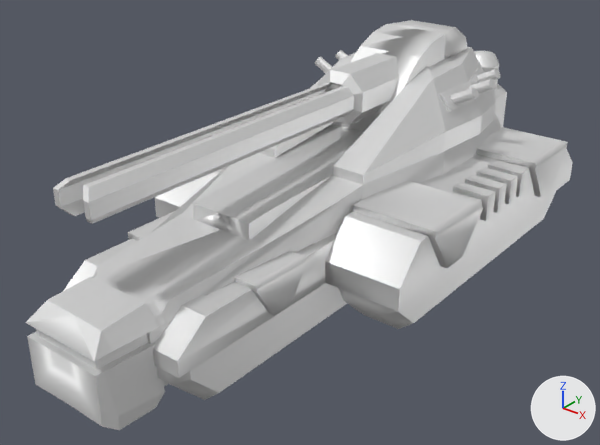
Before and after pictures for a commit that changed the glTF model glb/corsiegebreaker.glb.
Before and after are seen from a camera (50 mm lens) standing at (55.5, -81.6, 50.4) and looking at (-0.2, -11.9, 7.2). Arrows for +X, +Y and +Z are at lower right; the lights stay in place. The older version comes first. Both versions are drawn at frame 48 of the action 'Fire_1'; the numbers are the values there.

Objects in the first picture: 'base', 'gun', 'hood' and 6 more.
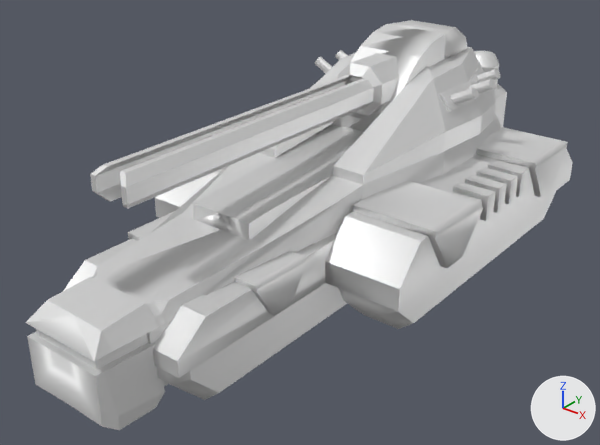
Pixel boxes [x1, y1, x2, y2] of what changed, in the pictures (600 x 445 px):
'gun', moved
    before: [53, 53, 399, 224]
    after: [90, 53, 399, 208]
'chamber', moved (mostly hidden)
    before: [325, 83, 342, 93]
    after: [345, 76, 362, 85]

What changed in the scene script:
```text
Change ob_gun:
    ob_gun.location: (0.0, 6.0, 21.6) -> (0.0, 10.0, 21.6)
```
